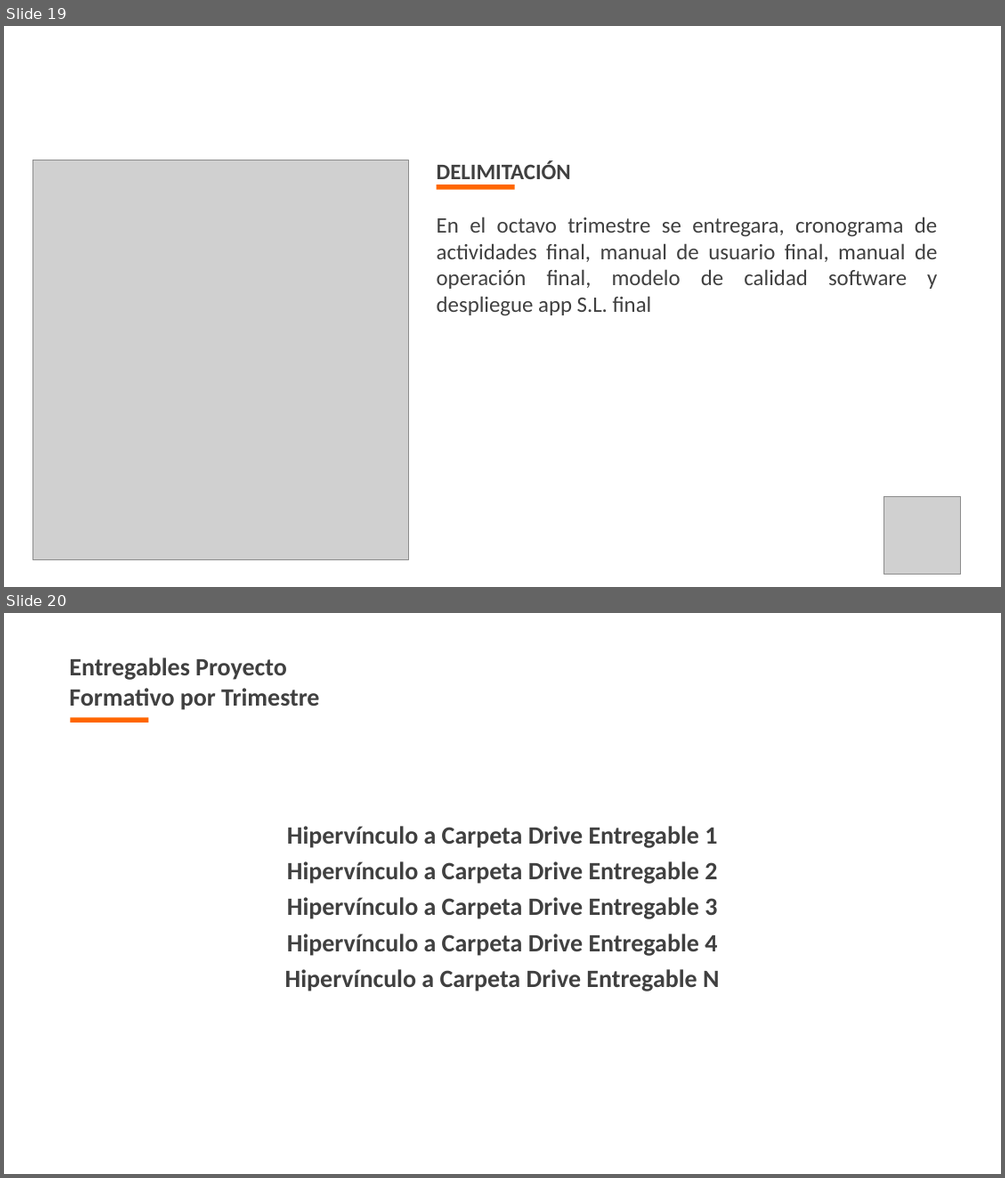
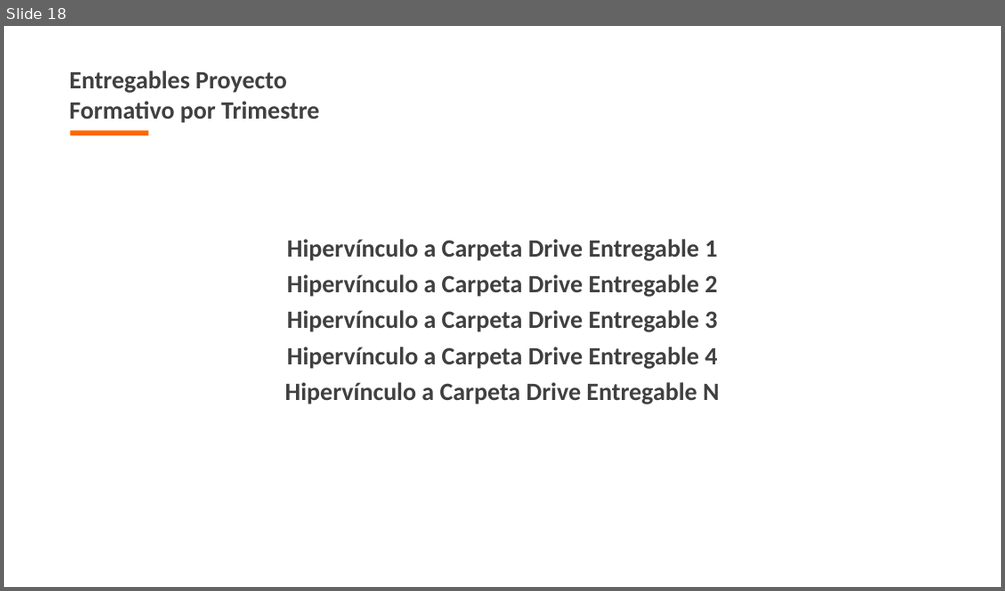
Before and after one commit to alejaleo/proyecto_segi, a slide deck: proyecto_formativo/documentacion/primer_trimestre/1_Presentación_Sustentacion.pptx. Shown one above the other, each under a label of ours: slides 19 and 20 before the commit, slide 18 after it. The pictures are 1005x1178 and 1005x591 pixels, drawn with LibreOffice and Linux fonts; fonts in the diff are those of the drawing; grey boxes stand for pictures; background and template pictures are left out. Boxes give left, top, right and bottom in pixels: in the first picture for what was removed or moved away, otherwise in the second. Text is boxed around its words. In the diff, an @@ line names an element or a change of style, - is before the commit and + after.

Commit message:
se eliminan notas de prueba en primer y segundo trimestre

```diff
--- a/proyecto_formativo/documentacion/primer_trimestre/1_Presentación_Sustentacion.pptx
+++ b/proyecto_formativo/documentacion/primer_trimestre/1_Presentación_Sustentacion.pptx
@@ slide 19 removed at <box>4,26,1001,587</box>, background picture (left out) @@
@@ text removed at <box>46,53,636,124</box> @@
-Alcance y Delimitación
@@ picture removed at <box>32,160,409,559</box> @@
@@ text removed at <box>437,161,937,316</box> @@
-DELIMITACIÓN
-En el octavo trimestre se entregara, cronograma de actividades final, manual de usuario final, manual de operación final, modelo de calidad software y despliegue app S.L. final
@@ rectangle removed at <box>437,184,516,190</box> @@
@@ picture removed at <box>883,496,961,573</box> @@
@@ what was slide 20 is now slide 18 @@
```
Also in this commit, not shown: 4 slides changed, 1 other slide removed, 2 other files.
